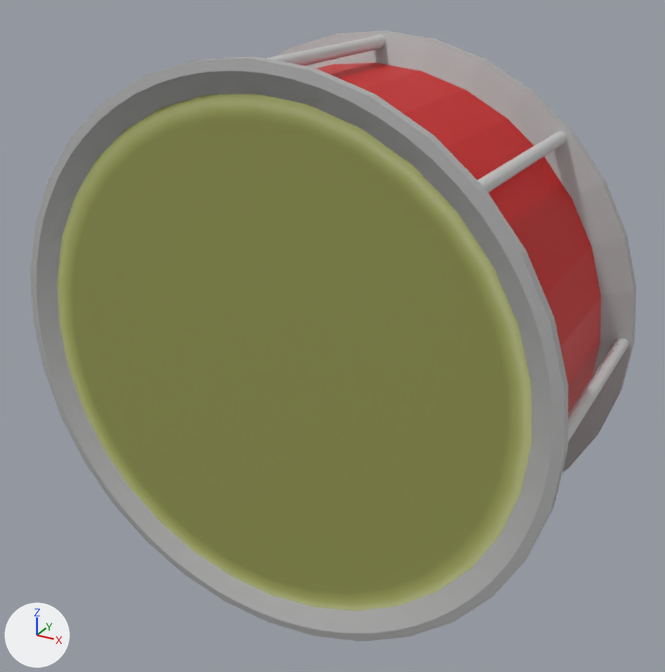
A saved change to the FBX model Assets/Resources/Models/Items/Drum.fbx.
Camera for both pictures: a 50 mm lens placed at (-6.887, -1.247, 0.385), pointed at (-7.58, 0.012, -0.245). The axes (+X, +Y, +Z) are drawn at lower left. The lights are the same throughout. Where no turn or scale is listed for an object, it has been applied to the vertices. Vertices at the same position are counted once.

In view in the first picture: 'Drum'.
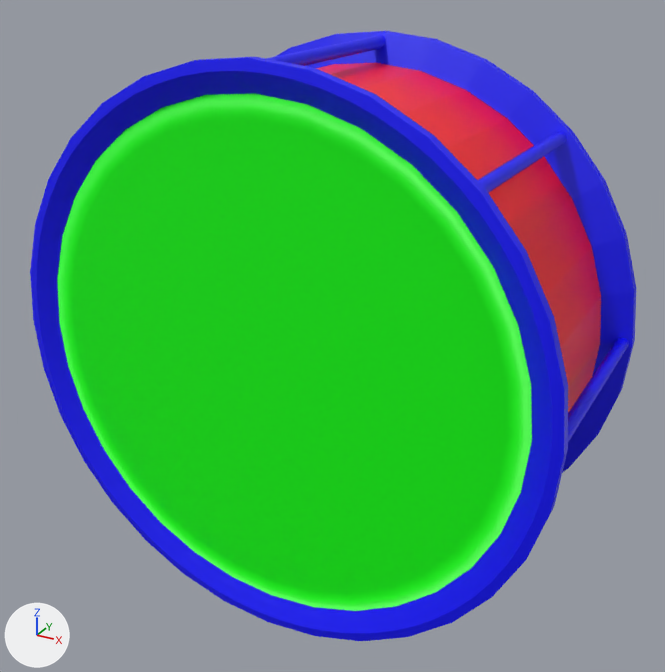
What differs and where, as boxes [x1, y1, x2, y2] in the pictures (665 x 672 px):
part 1 of me_цилиндр_001, recoloured
    both: [316, 63, 601, 412]
part 2 of me_цилиндр_001, recoloured (grey to blue)
    both: [30, 31, 636, 641]
part 3 of me_цилиндр_001, recoloured (yellow to green)
    both: [57, 93, 532, 611]
part 4 of me_цилиндр_001, recoloured (grey to blue)
    both: [266, 35, 629, 442]

The change in detail:
Material 'Blue' (mat_blue) is new.
Its base color is (0.0, 0.0, 1.0) (blue #0000ff).
Material 'Green' (mat_green) is new.
Its base color is (0.0, 1.0, 0.0) (green #00ff00).
Material 'Red' (mat_red) is new.
Its base color is (1.0, 0.0, 0.0) (red #ff0000).
Its roughness is 0.4.
me_цилиндр_001 has 1088 vertices, 882 faces and spans x -0.463..0.474, y -0.2..0.222, z -0.479..0.458.
me_цилиндр_001 is used by ob_drum; location (-7.596, 0.0, -0.226).
me_цилиндр_001 part 1: all 32 faces that had it switch from mat_main_001 (red #c80003) to mat_red (red #ff0000).
me_цилиндр_001 part 2: all 512 faces that had it switch from mat_metal (grey #b0b0b0) to mat_blue (blue #0000ff).
me_цилиндр_001 part 3: all 66 faces that had it switch from mat_skin (yellow #949953) to mat_green (green #00ff00).
me_цилиндр_001 part 4: all 272 faces that had it switch from mat_planks (light grey #c8c8c8) to mat_blue (blue #0000ff).
